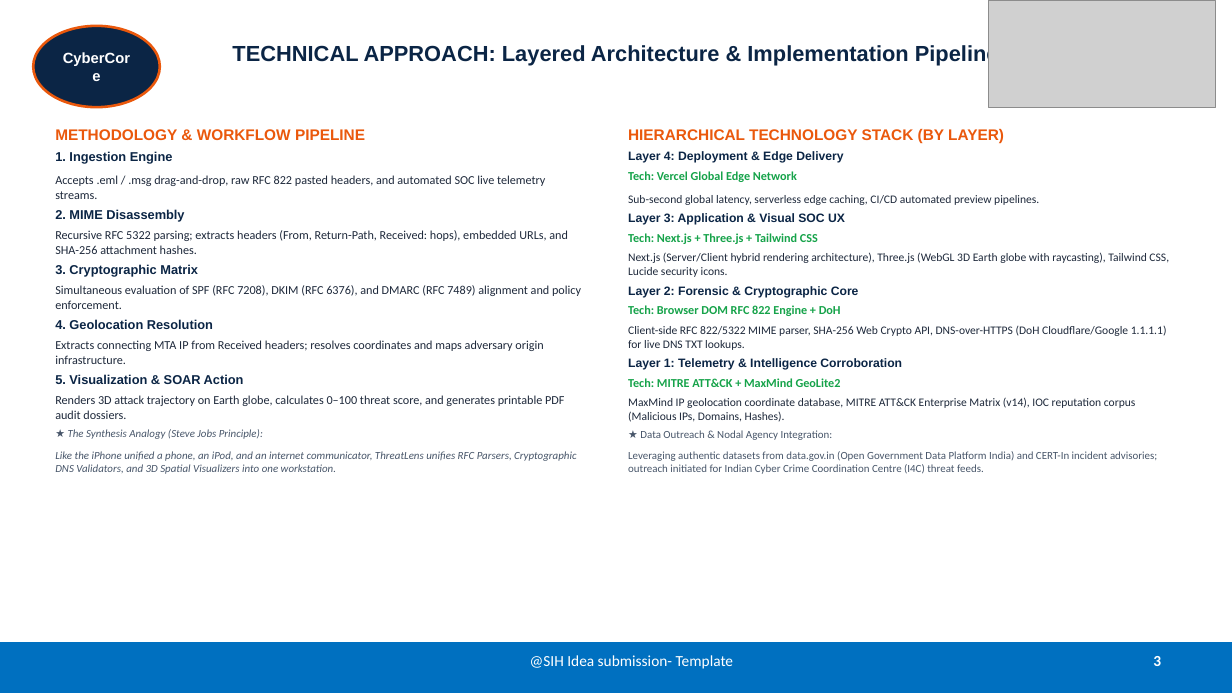
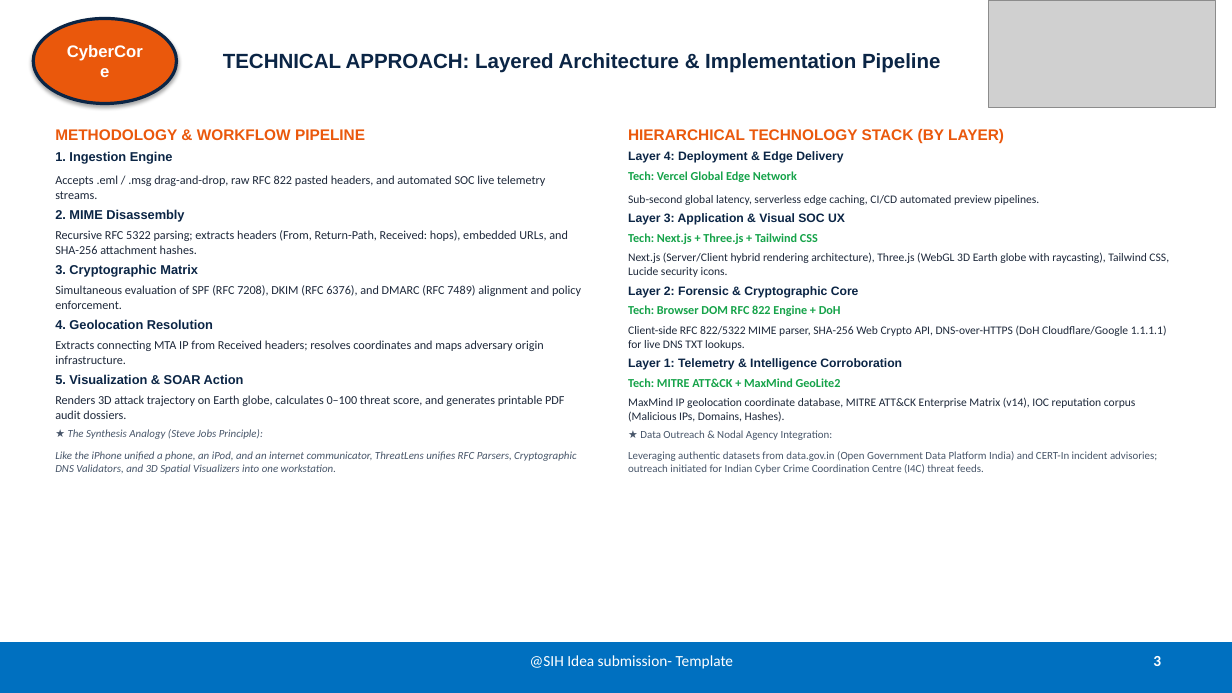
Before and after one commit to viswakpullepu/threatlens, a slide deck: slide 3 of SIH2026_ThreatLens_AI_Official_Submission.pptx. Drawn at 1232x693 pixels with LibreOffice and Linux fonts; fonts in the diff are those of the drawing; grey boxes stand for pictures. Boxes give left, top, right and bottom in pixels: in the first picture for what was removed or moved away, otherwise in the second. Text is boxed around its words. In the diff, an @@ line names an element or a change of style, - is before the commit and + after.

Commit message:
fix(ppt): ensure high-contrast CyberCore oval badge appears on all slides across all decks

```diff
--- a/SIH2026_ThreatLens_AI_Official_Submission.pptx
+++ b/SIH2026_ThreatLens_AI_Official_Submission.pptx
@@ ellipse "CyberCore" resized from (x1=33, y1=26, x2=160, y2=107) to (x1=33, y1=18, x2=177, y2=104) @@
@@ ellipse "CyberCore" at (x1=33, y1=18, x2=177, y2=104): size 11.5 to 13 pt; fill #0B2545 to #EA580C; outline #EA580C 2 pt to #0B2545 2.5 pt; shadow on @@
@@ title "TECHNICAL APPROACH: Layered Architecture & ..." moved from (x1=232, y1=44, x2=999, y2=66) to (x1=223, y1=53, x2=940, y2=73) @@
@@ title "TECHNICAL APPROACH: Layered Architecture & ..." at (x1=223, y1=53, x2=940, y2=73): size 17 to 16 pt @@
```
Also in this commit, not shown: 5 other slides changed, 1 other file.
